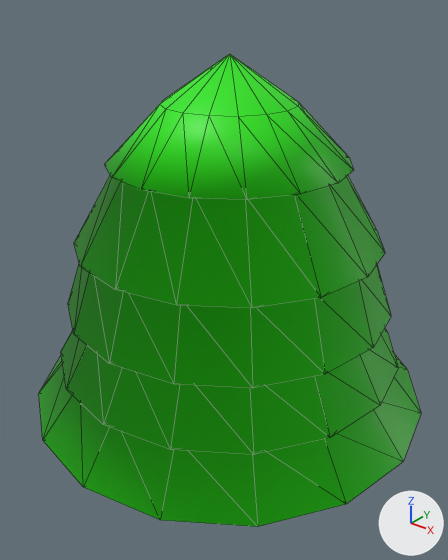
The glTF model 3d assets/arbre.glb, before and after one commit.
Rendered twice from a 50 mm camera at (1.318, -1.677, 1.97) aimed at (-0.024, 0.001, 0.93). Lighting does not change. The marker at lower right points along +X, +Y and +Z. Mesh edges are drawn as thin lines. Where no turn or scale is listed for an object, it has been applied to the vertices.

The scene before the commit, as lines of its bpy script (objects in view):
```python
me_cylinder = bpy.data.meshes.new('Cylinder')
me_cylinder.from_pydata(...)  # 210 vertices, 412 faces; spans x -0.77..0.77, y -0.77..0.77, z 0.0..1.75
# faces by material slot: [60, 352]
me_cylinder.materials.append(mat_wood)  # red #7f4739
me_cylinder.materials.append(mat_leaves)  # green #25e700
ob_cylinder = bpy.data.objects.new('Cylinder', me_cylinder)
ob_cylinder.location = (0.0, 0.0, 0.0)
```
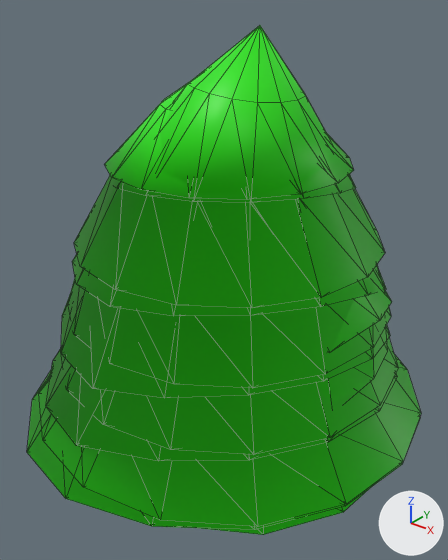
Location of each change, [x1, y1, x2, y2] in pixels of the pictures (448 x 560 px):
'arbre.001', added (green): after [27, 26, 420, 530]
'arbre_basis.001', added (green): after [202, 272, 392, 535]

Patch to the scene script:
```diff
--- a/3d assets/arbre.glb.py
+++ b/3d assets/arbre.glb.py
@@ me_cylinder_002 @@
+me_cylinder_002.from_pydata(...)  # 210 vertices, 412 faces; spans x -0.69..0.73, y -0.71..0.71, z -0.05..1.66
+# faces by material slot: [60, 352]
+me_cylinder_002.materials.append(mat_wood)  # red #7f4739
+me_cylinder_002.materials.append(mat_leaves)  # green #25e700
@@ me_cylinder_001 @@
+me_cylinder_001.from_pydata(...)  # 210 vertices, 412 faces; spans x -0.79..0.76, y -0.8..0.77, z -0.01..1.84
+# faces by material slot: [60, 352]
+me_cylinder_001.materials.append(mat_wood)  # red #7f4739
+me_cylinder_001.materials.append(mat_leaves)  # green #25e700
@@ ob_arbre_basis_001 @@
+ob_arbre_basis_001 = bpy.data.objects.new('arbre_basis.001', me_cylinder_002)
+ob_arbre_basis_001.location = (0.0, 0.0, 0.0)
@@ ob_arbre_001 @@
+ob_arbre_001 = bpy.data.objects.new('arbre.001', me_cylinder_001)
+ob_arbre_001.location = (0.0, 0.0, 0.0)
```
